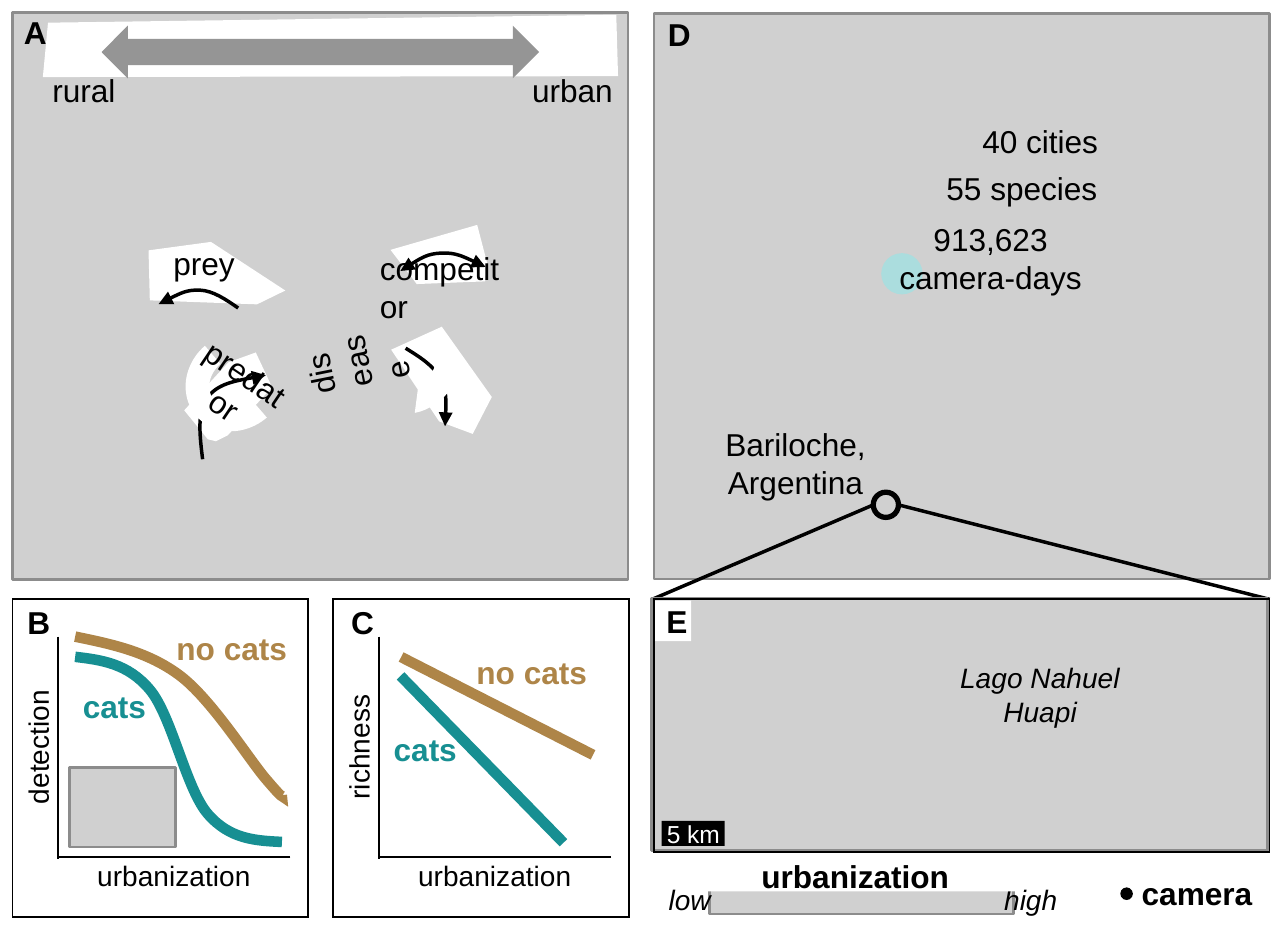
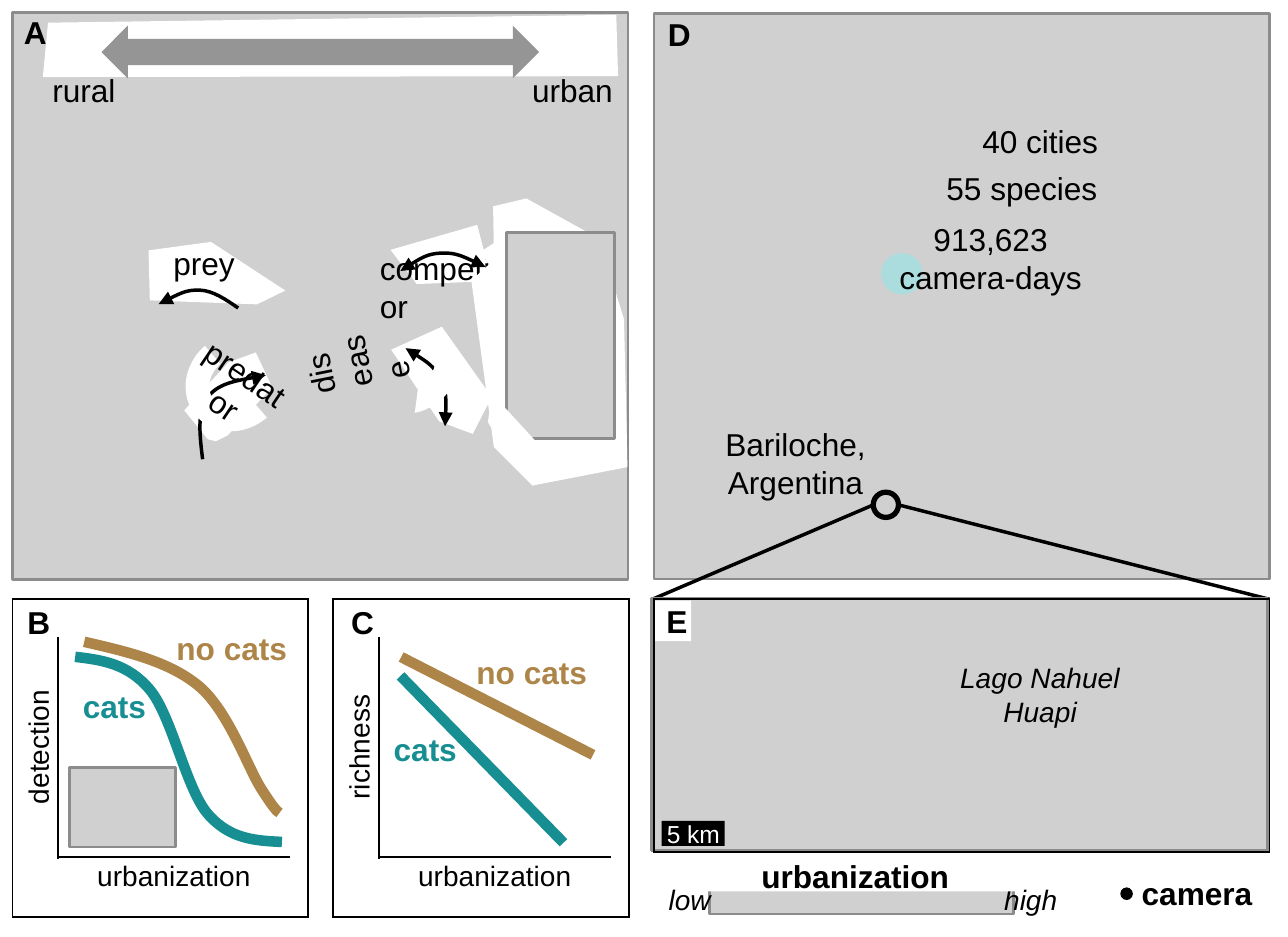
Before and after one commit to n-a-gilbert/cats, a slide deck: slide 1 of figures/figure_01.pptx. Drawn at 1288x937 pixels with LibreOffice and Linux fonts; fonts in the diff are those of the drawing; grey boxes stand for pictures. Boxes give left, top, right and bottom in pixels: in the first picture for what was removed or moved away, otherwise in the second. Text is boxed around its words. In the diff, an @@ line names an element or a change of style, - is before the commit and + after.

```diff
--- a/figures/figure_01.pptx
+++ b/figures/figure_01.pptx
@@ freeform shape added at (475,202,626,482), fill #FFFFFF, outline #FFFFFF 1.5 pt @@
@@ picture added at (508,232,616,439) @@
@@ freeform shape added at (487,394,548,470), fill #FFFFFF @@
@@ freeform shape: place and size @@
-freeform shape at (76,636,283,796)
+freeform shape at (83,641,278,813)
```
Also in this commit, not shown: 5 other files.
